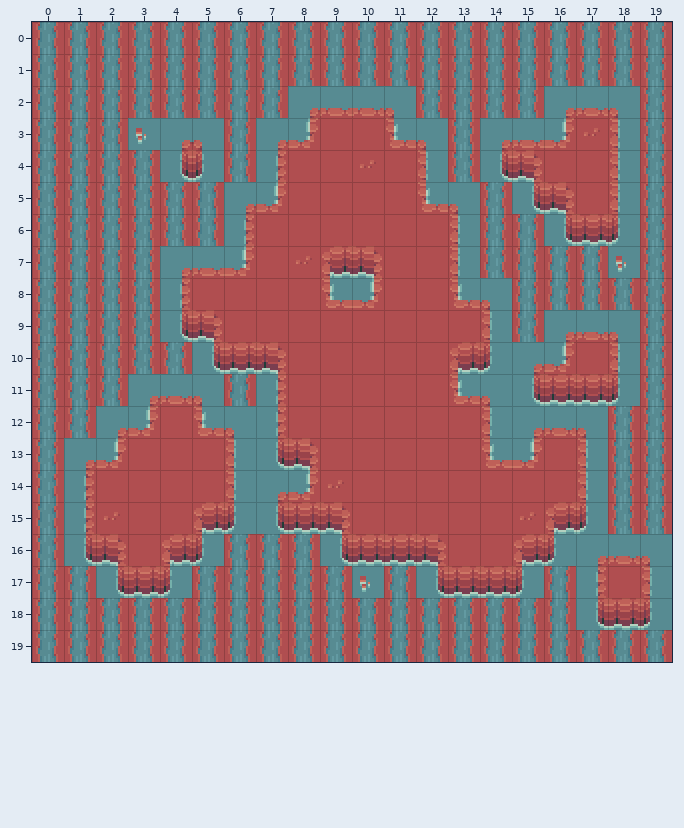
A Tiled map (JSON) gets an edit: static/maps/island.json. Above is the file before it was changed.
Cells are 16x16 px. Shown: x 0..19, y 0..19.
Once edited:
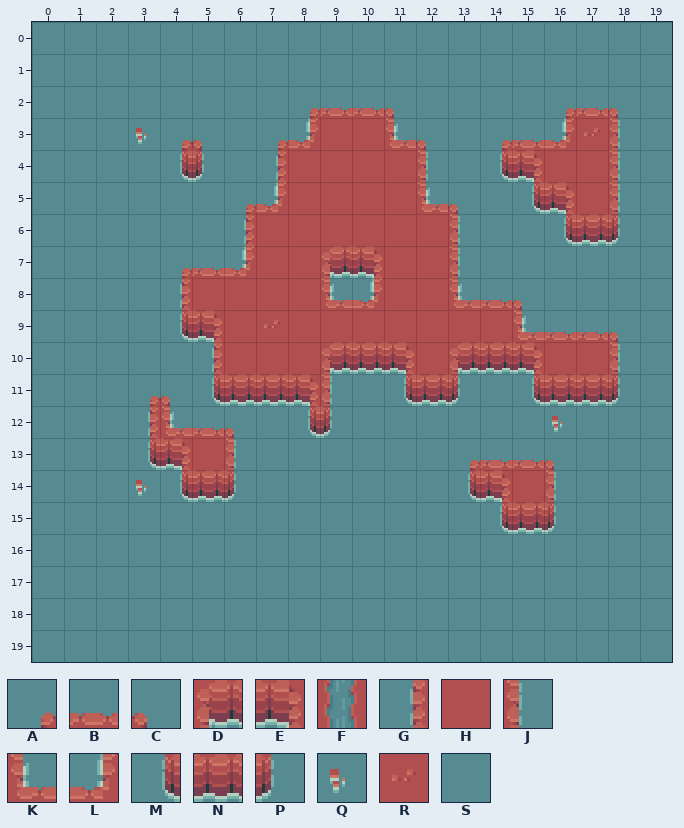
Key: from "ground": A 0, B 1, C 2, D 3, E 4, F 5, G 6, H 7, J 8, K 9, L 10, M 12, N 13, P 14, Q 15, R 16, S 17.
_ is an empty cell.
Tiles replaced or removed in this view: A, B, C, D, E, F, G, H, J, K, L, M, N, P, Q, R.
Difference:
Changed rows in their new state; . is an unchanged cell.
Layer "background":
first column x 0:
 0 SSSSSSSSSSSSSSSSSSSS
 1 SSSSSSSSSSSSSSSSSSSS
 2 SSSSSSSS....SSSS...S
 3 SSS...S......S.....S
 4 SSSS..S...H..S.....S
 5 SSSSSS........S....S
 6 SSSSSS........SS...S
 7 SSSS....H.....SSSSSS
 8 SSSS..........BCSSSS
 9 SSSS...R......HKB..S
10 SSSSSGHH.DNE..NEH..S
11 SSS.CMNNEJSMNPS....S
12 SSSGKB.SMPSSSSSSQSSS
13 SSSME..SSSSSSABBCSSS
14 SSSQMNPSSSSSSME.JSSS
15 SSSSSSSSSSSSSSMNPSSS
16 SSSSSSSSSSSSSSSSSSSS
17 SSSSSSSSSSSSSSSSSSSS
18 SSSSSSSSSSSSSSSSSSSS
19 SSSSSSSSSSSSSSSSSSSS
Changed places in both pictures, as pixel boxes (x1, y1, x2, y2):
changed: (32, 22, 672, 662)
